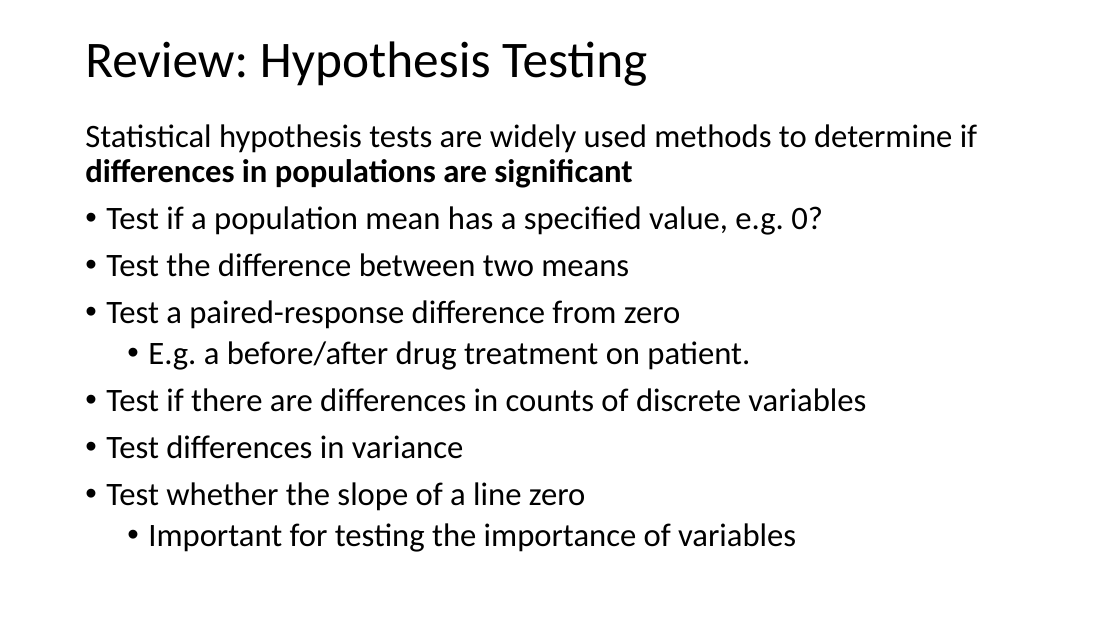
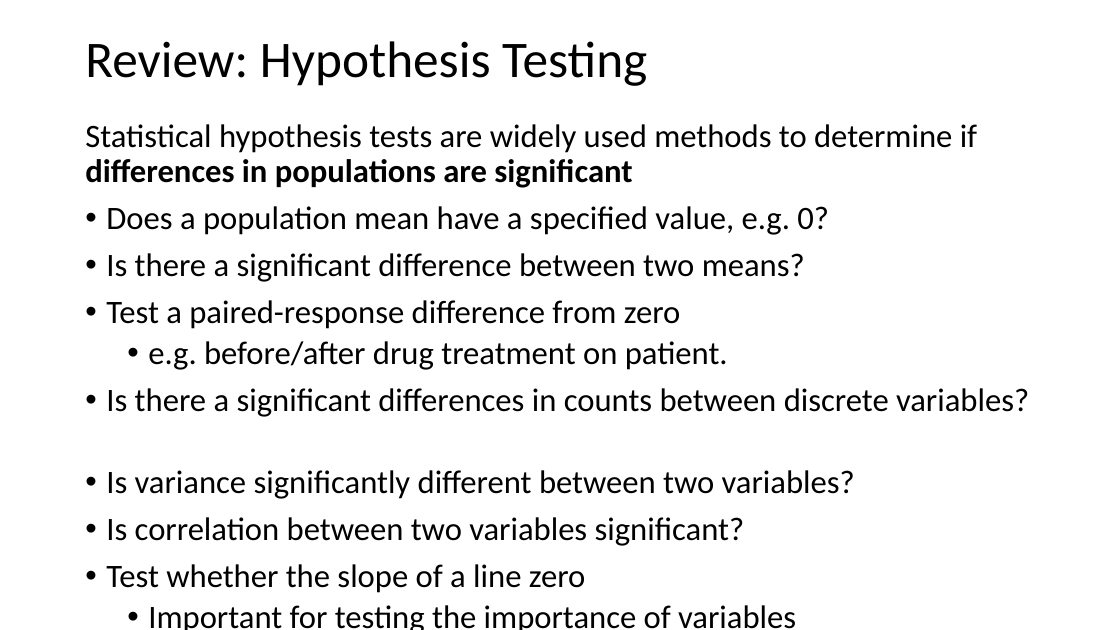
Before and after one commit to StephenElston/CSCI-E-108, a slide deck: slide 22 of slides/1_Introduction.pptx (slide 21 before the commit). Drawn at 1120x630 pixels with LibreOffice and Linux fonts; fonts in the diff are those of the drawing. Boxes give left, top, right and bottom in pixels: in the first picture for what was removed or moved away, otherwise in the second. Text is boxed around its words. In the diff, an @@ line names an element or a change of style, - is before the commit and + after.

```diff
--- a/slides/1_Introduction.pptx
+++ b/slides/1_Introduction.pptx
@@ text at [106, 206, 829, 282]: text changed @@
-• Test if a population mean has a specified value, e.g. 0?
-• Test the difference between two means
+• Does a population mean have a specified value, e.g. 0?
+• Is there a significant difference between two means?
@@ text at [106, 341, 1029, 546]: text changed @@
-  • E.g. a before/after drug treatment on patient.
-• Test if there are differences in counts of discrete variables
-• Test differences in variance
+  • e.g. before/after drug treatment on patient.
+• Is there a significant differences in counts between discrete variables?
+• Is variance significantly different between two variables?
+• Is correlation between two variables significant?
```
Also in this commit, not shown: 4 other slides changed, 1 slide added.
